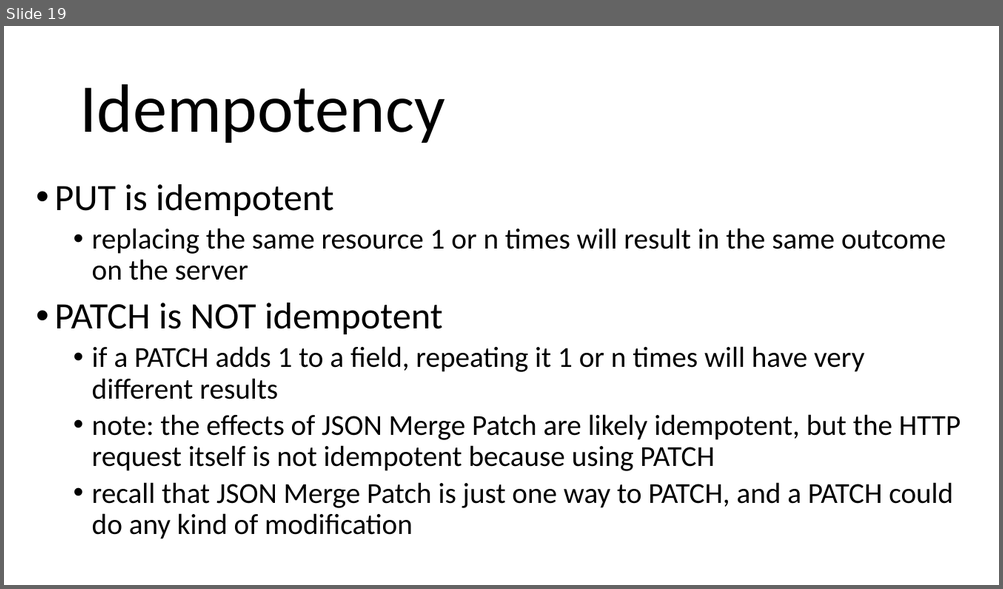
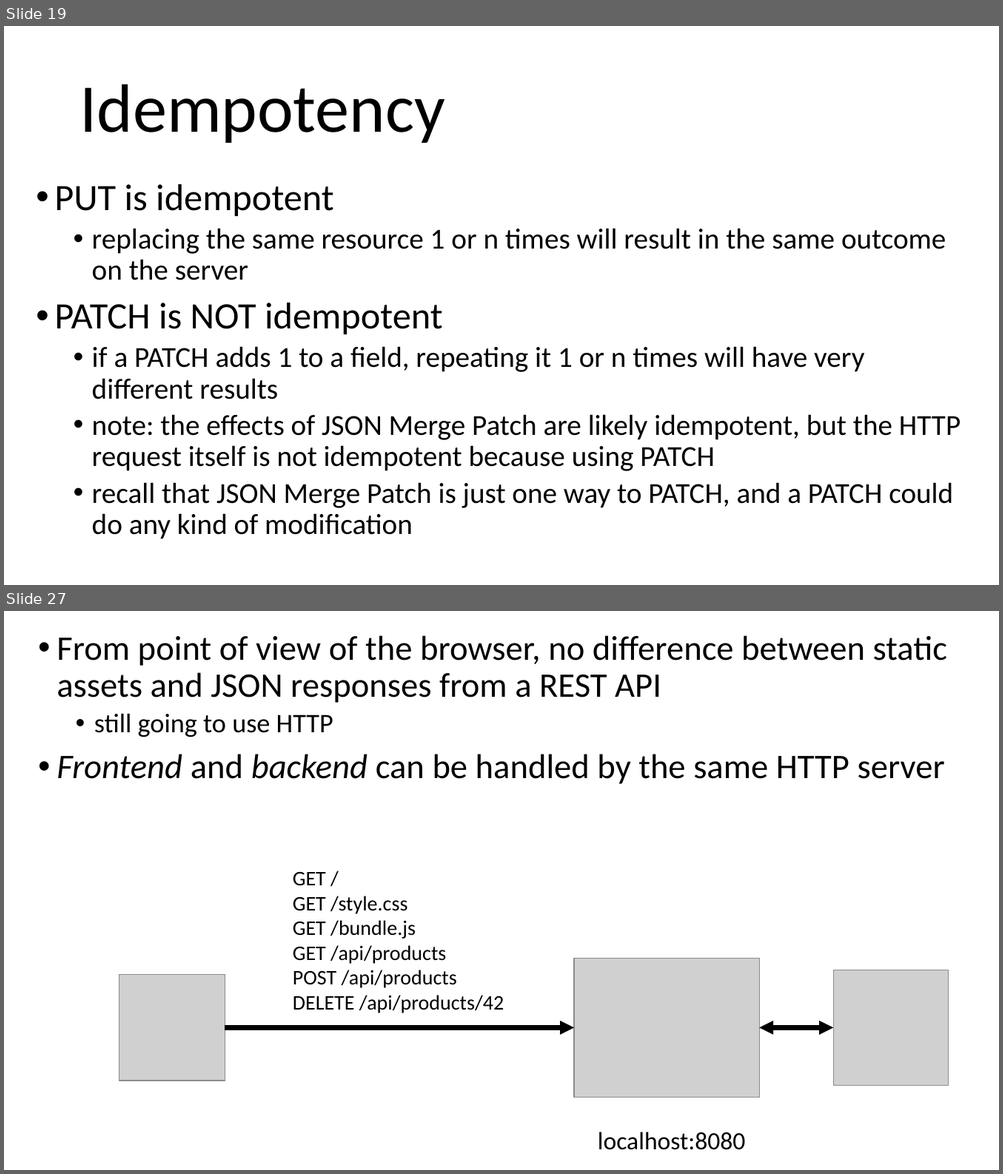
Before and after one commit to arcuri82/testing_security_development_enterprise_systems, a slide deck: doc/advanced/slides/lesson_03.pptx. Shown one above the other, each under a label of ours: slide 19 before the commit, slides 19 and 27 after it; the slides between them are not shown. The pictures are 1003x589 and 1003x1174 pixels, drawn with LibreOffice and Linux fonts; fonts in the diff are those of the drawing; grey boxes stand for pictures. Boxes give left, top, right and bottom in pixels: in the first picture for what was removed or moved away, otherwise in the second. Text is boxed around its words. In the diff, an @@ line names an element or a change of style, - is before the commit and + after.

```diff
--- a/doc/advanced/slides/lesson_03.pptx
+++ b/doc/advanced/slides/lesson_03.pptx
@@ slide 27 added at box(4, 611, 999, 1170), background #FFFFFF @@
@@ text added at box(57, 635, 947, 784), 33.3 pt, text #000000 @@
+• From point of view of the browser, no difference between static assets and JSON responses from a REST API
+  • still going to use HTTP
+• Frontend and backend can be handled by the same HTTP server
@@ text added at box(293, 871, 504, 1014), 20 pt, text #000000 @@
+GET /
+GET /style.css
+GET /bundle.js
+GET /api/products
+POST /api/products
+DELETE /api/products/42
@@ picture added at box(574, 959, 759, 1098) @@
@@ picture added at box(119, 975, 225, 1081) @@
@@ picture added at box(833, 970, 948, 1085) @@
@@ arrow added from (225, 1028) to (574, 1028), #000000 4.5 pt @@
@@ double arrow added from (759, 1028) to (833, 1028), #000000 4.5 pt @@
@@ text added at box(597, 1132, 745, 1150), 24 pt, text #000000 @@
+localhost:8080
```
Also in this commit, not shown: 6 slides changed, 8 other slides added, 2 other files.
